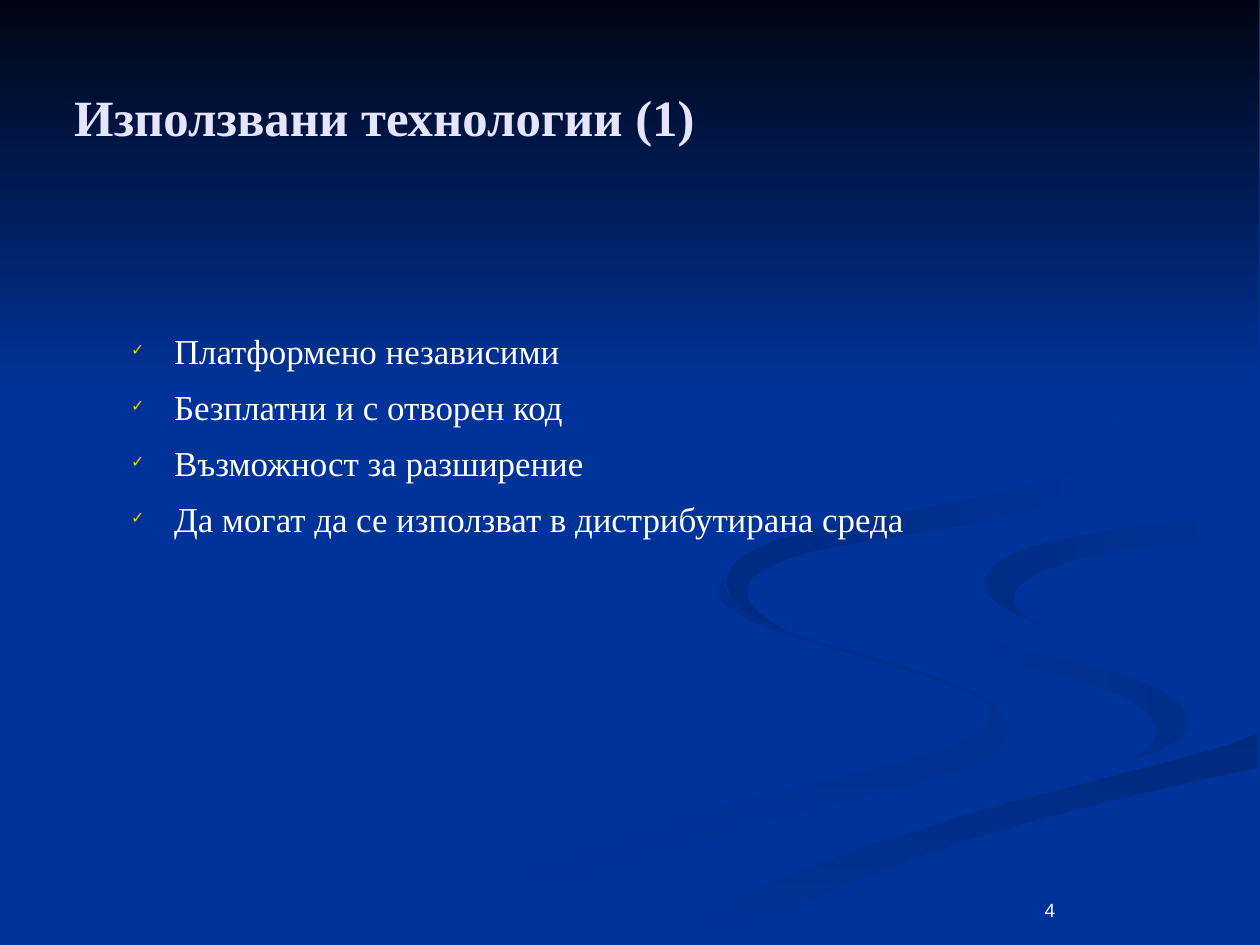
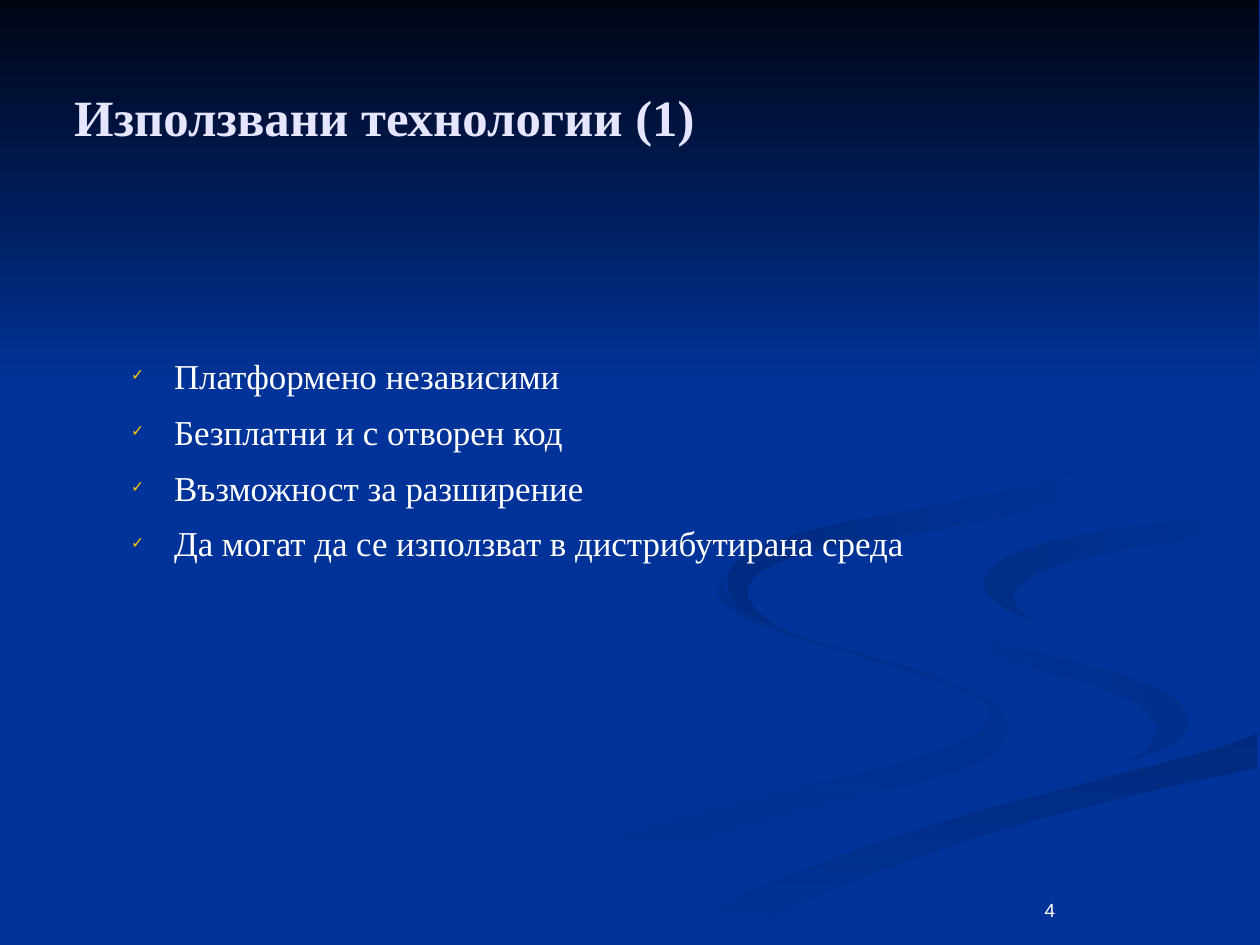
Before and after one commit to aasenov/ultimate-speaker, a slide deck: slide 4 of docs/Diplomna.odp. Drawn at 1260x945 pixels with LibreOffice and Linux fonts; fonts in the diff are those of the drawing. Boxes give left, top, right and bottom in pixels: in the first picture for what was removed or moved away, otherwise in the second. Text is boxed around its words. In the diff, an @@ line names an element or a change of style, - is before the commit and + after.

```diff
--- a/docs/Diplomna.odp
+++ b/docs/Diplomna.odp
@@ text "Платформено независими": place and size @@
-text "Платформено независими" at (174,339,903,539)
+text "Платформено независими" at (174,364,903,564)
```
Also in this commit, not shown: 6 other slides changed.
